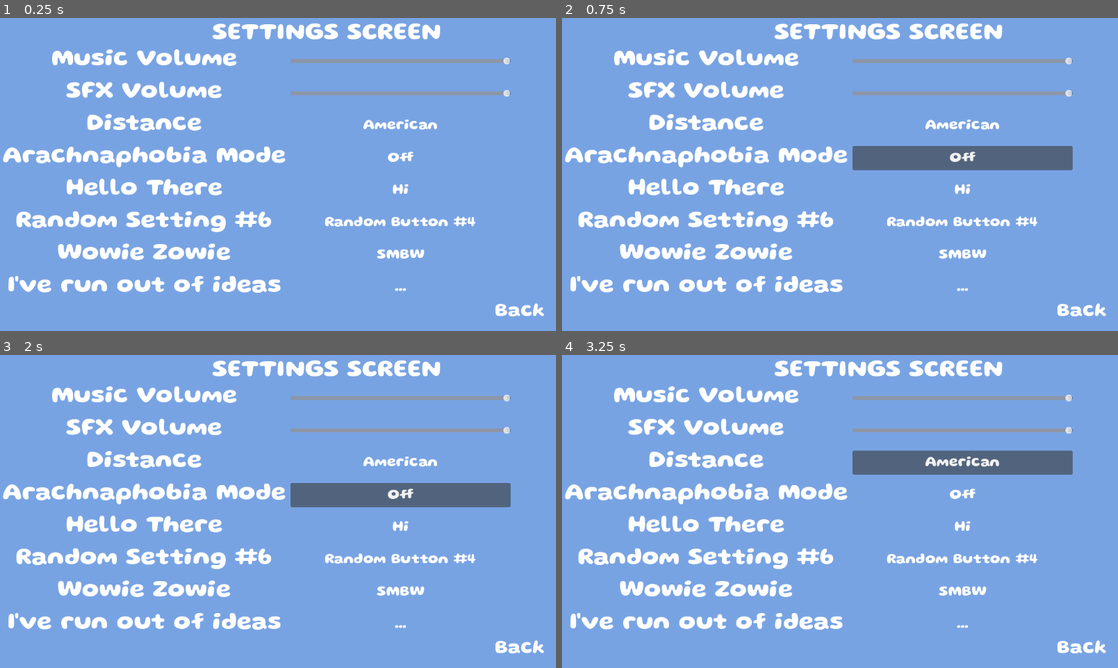
Above: before the commit, frames 1-4 (two rows, left to right).
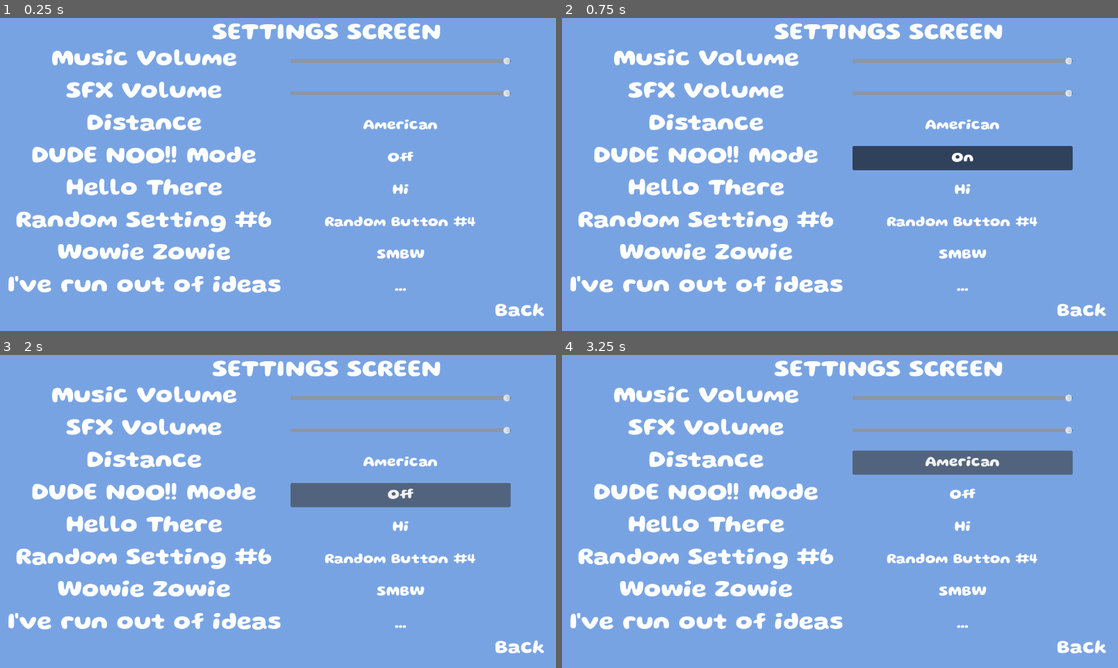
Above: after the commit, the same moments.

Repository: sophieTheProgrammer/microjam-island-61
Game: Godot game, scene res://scenes/settings.tscn
Two runs of this game, one before a commit and one after it. Both use one fixed random seed, a clock stepped at 60 frames per second and the inputs below. This scene is started directly instead of the project's main scene. Sound files missing from this copy of the repository are replaced by a short silence.
Inputs (mouse positions are in pixels of both pictures, inside the frame that each line leads up to):
- Up to frame 1 (0.25 s): no input
- Up to frame 2 (0.75 s): click "Off" at 0.5 s
- Up to frame 3 (2 s): click (400, 495) at 1.25 s, where only the run after the commit has a clickable "On"
- Up to frame 4 (3.25 s): click "American" at 2 s; click "Metric" at 2.75 s

The runs differ from the first frame. In frame 1, 1.4% of the frame differs, in the area x 0-52%, y 40-48%; in frame 2, 4.5%, in the area x 0-92%, y 40-49%; in frame 3, 1.4%; in frame 4, 1.4%.

Commit message:
DUDE NOOOO

Diff:
--- a/scenes/settings.tscn
+++ b/scenes/settings.tscn
@@ -2,8 +2,9 @@
 
 [ext_resource type="Script" uid="uid://bgaru8iapicjo" path="res://scripts/settings.gd" id="1_5p8wc"]
 
-[node name="Settings" type="Node2D" unique_id=1830954702]
+[node name="Settings" type="Node2D" unique_id=1830954702 node_paths=PackedStringArray("sharkbtn")]
 script = ExtResource("1_5p8wc")
+sharkbtn = NodePath("VBoxContainer2/shark")
 
 [node name="BackButton" type="Button" parent="." unique_id=1614959797]
 offset_left = 1020.0
@@ -48,7 +49,7 @@
 [node name="RichTextLabel4" type="RichTextLabel" parent="VBoxContainer" unique_id=1445906470]
 custom_minimum_size = Vector2(0, 50)
 layout_mode = 2
-text = "Arachnaphobia Mode"
+text = "DUDE NOO!! Mode"
 horizontal_alignment = 1
 
 [node name="RichTextLabel5" type="RichTextLabel" parent="VBoxContainer" unique_id=744949563]
@@ -100,10 +101,11 @@
 text = "American"
 expand_icon = true
 
-[node name="Button4" type="Button" parent="VBoxContainer2" unique_id=2117603685]
+[node name="shark" type="Button" parent="VBoxContainer2" unique_id=2117603685]
 custom_minimum_size = Vector2(0, 50)
 layout_mode = 2
 theme_override_font_sizes/font_size = 30
+toggle_mode = true
 text = "Off"
 expand_icon = true
 
@@ -141,3 +143,4 @@
 [connection signal="value_changed" from="VBoxContainer2/SFX Slider" to="." method="_slider_value_changed" flags=18]
 [connection signal="button_down" from="VBoxContainer2/Distance" to="." method="_button_down" flags=18]
 [connection signal="pressed" from="VBoxContainer2/Distance" to="." method="_button_pressed" flags=18]
+[connection signal="toggled" from="VBoxContainer2/shark" to="." method="_on_shark_toggled"]
--- a/scripts/global.gd
+++ b/scripts/global.gd
@@ -34,3 +34,5 @@
 	else:
 		get_tree().change_scene_to_packed(GAME)
 		await fade_node.fade(0,.15).finished
+
+var dudeno = false
--- a/scripts/settings.gd
+++ b/scripts/settings.gd
@@ -4,6 +4,7 @@
 @onready var distance_button: Button = $VBoxContainer2/Distance
 @onready var music_slider: HSlider = $"VBoxContainer2/Music Slider"
 @onready var sfx_slider: HSlider = $"VBoxContainer2/SFX Slider"
+@export var sharkbtn: Button
 
 # Called when the node enters the scene tree for the first time.
 func _ready() -> void:
@@ -37,3 +38,15 @@
 
 func _button_down(_source: BaseButton) -> void:
 	AudioPlayer.play_sfx(AudioPlayer.CLICK_002, 1)
+
+
+
+
+func _on_shark_toggled(toggled_on: bool) -> void:
+	print("toglging shark modee")
+	if toggled_on:
+		sharkbtn.text = "On"
+		Global.dudeno = true
+	else:
+		sharkbtn.text = "Off"
+		Global.dudeno = false
--- a/scripts/shark.gd
+++ b/scripts/shark.gd
@@ -9,6 +9,13 @@
 var speed = 4.0
 
 func _ready() -> void:
+	if Global.dudeno:
+		anisprite.hide()
+		var newSprite = Sprite2D.new()
+		newSprite.texture = load("res://art/dudeno.png")
+		newSprite.scale = Vector2(2, 2)
+		newSprite.rotation_degrees = 90
+		add_child(newSprite)
 	anisprite.frame = randi() % FRAME_COUNT #which frame it starts on
 	anisprite.sprite_frames.set_animation_speed("default", (randi() % FRAME_COUNT - 1) + FRAME_COUNT) # fps
 	rand_x = (randi() % int(Global.viewport.x)) - Global.viewport.x
Binary file added: art/dudeno.png
Not shown, added: art/dudeno.png.import
